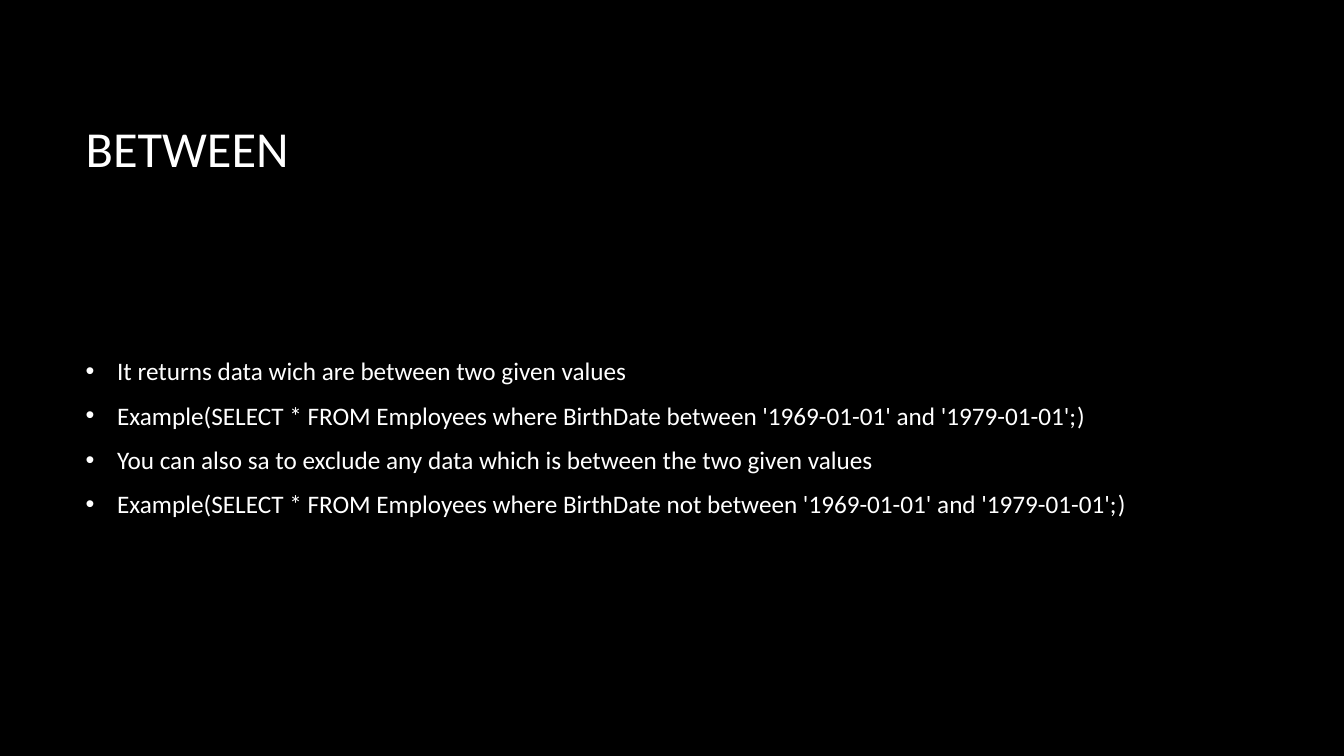
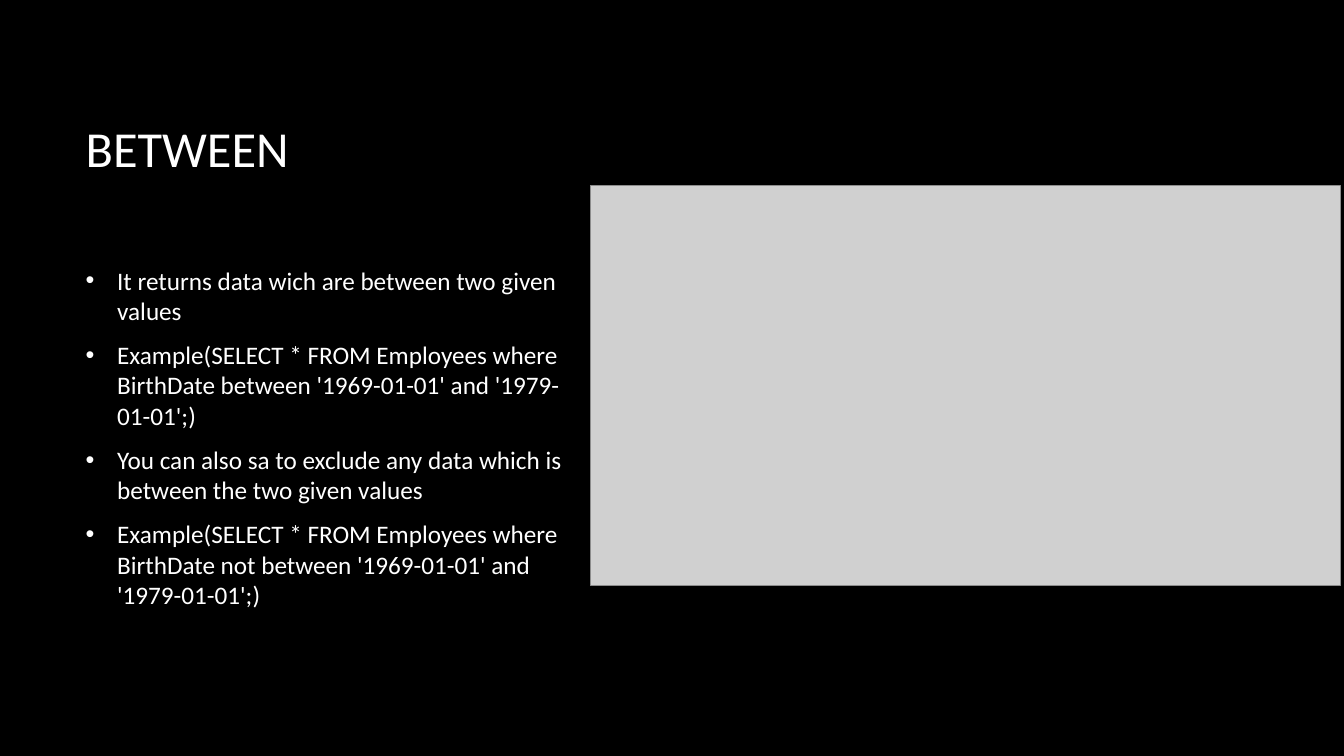
Before and after one commit to HajnalBendeguz1/IKT-01.23, a slide deck: slide 14 of SQL basics.pptx (slide 15 before the commit). Drawn at 1344x756 pixels with LibreOffice and Linux fonts; fonts in the diff are those of the drawing; grey boxes stand for pictures; background and template pictures are left out. Boxes give left, top, right and bottom in pixels: in the first picture for what was removed or moved away, otherwise in the second. Text is boxed around its words. In the diff, an @@ line names an element or a change of style, - is before the commit and + after.

```diff
--- a/SQL basics.pptx
+++ b/SQL basics.pptx
@@ picture added at [590, 186, 1340, 586] @@
@@ text "It returns data wich are ..." rewrapped from [117, 362, 1125, 517] to [117, 272, 562, 608] @@
```
Also in this commit, not shown: 11 other slides changed, 1 slide removed.
